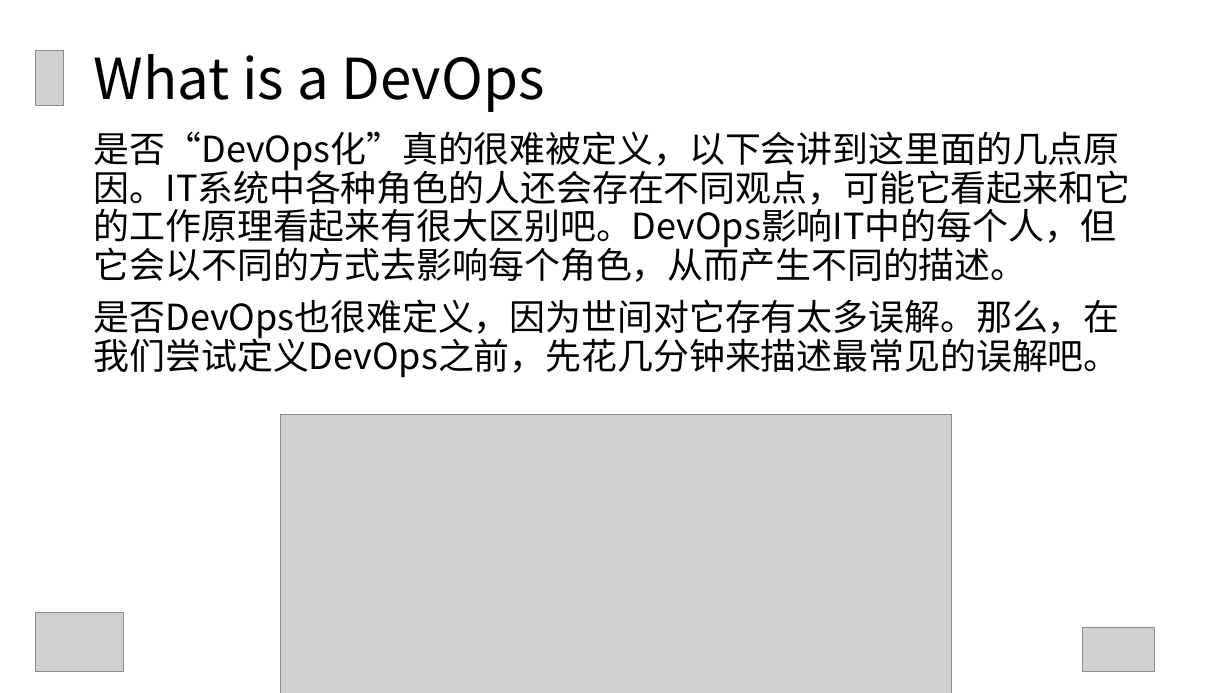
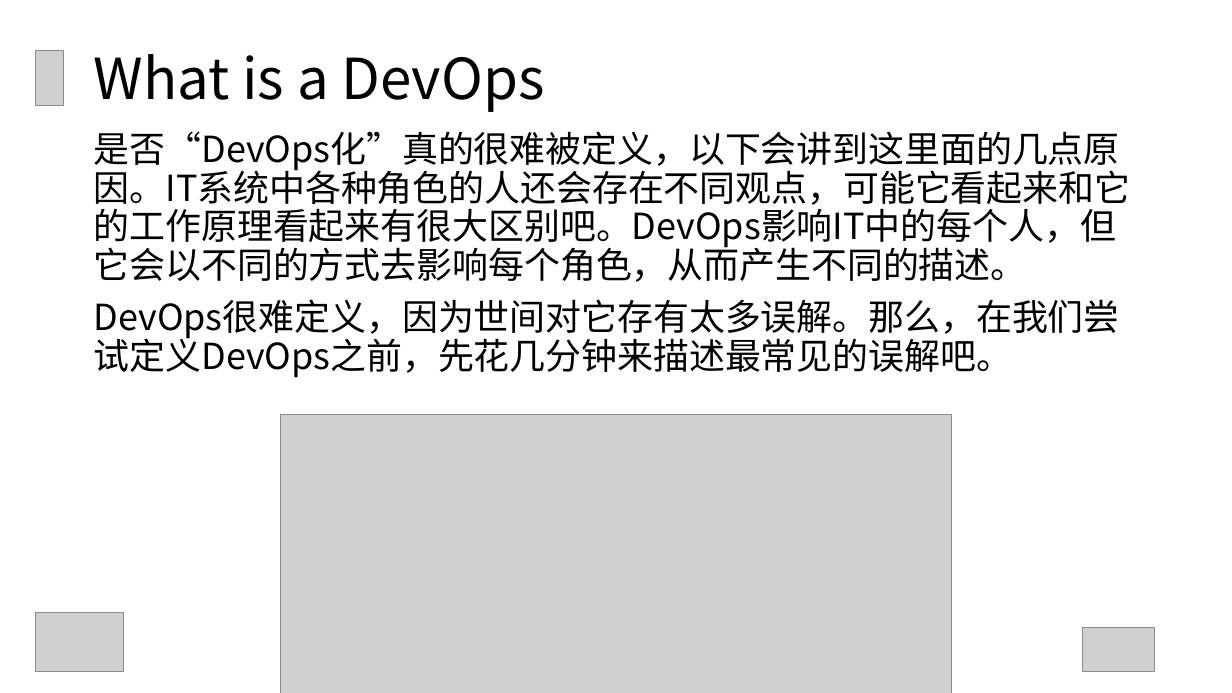
Before and after one commit to GuoxinL/devops-ppt, a slide deck: slide 8 of Jenkins的应用与分享.ppt (slide 9 before the commit). Drawn at 1232x693 pixels with LibreOffice and Linux fonts; fonts in the diff are those of the drawing; grey boxes stand for pictures. Boxes give left, top, right and bottom in pixels: in the first picture for what was removed or moved away, otherwise in the second. Text is boxed around its words. In the diff, an @@ line names an element or a change of style, - is before the commit and + after.

```diff
--- a/Jenkins的应用与分享.ppt
+++ b/Jenkins的应用与分享.ppt
@@ text at (x1=94, y1=299, x2=1120, y2=378): text changed @@
-是否DevOps也很难定义，因为世间对它存有太多误解。那么，在我们尝试定义DevOps之前，先花几分钟来描述最常见的误解吧。
+DevOps很难定义，因为世间对它存有太多误解。那么，在我们尝试定义DevOps之前，先花几分钟来描述最常见的误解吧。
```
Also in this commit, not shown: 9 other slides changed, 13 slides added, 7 slides removed, 4 other files.
